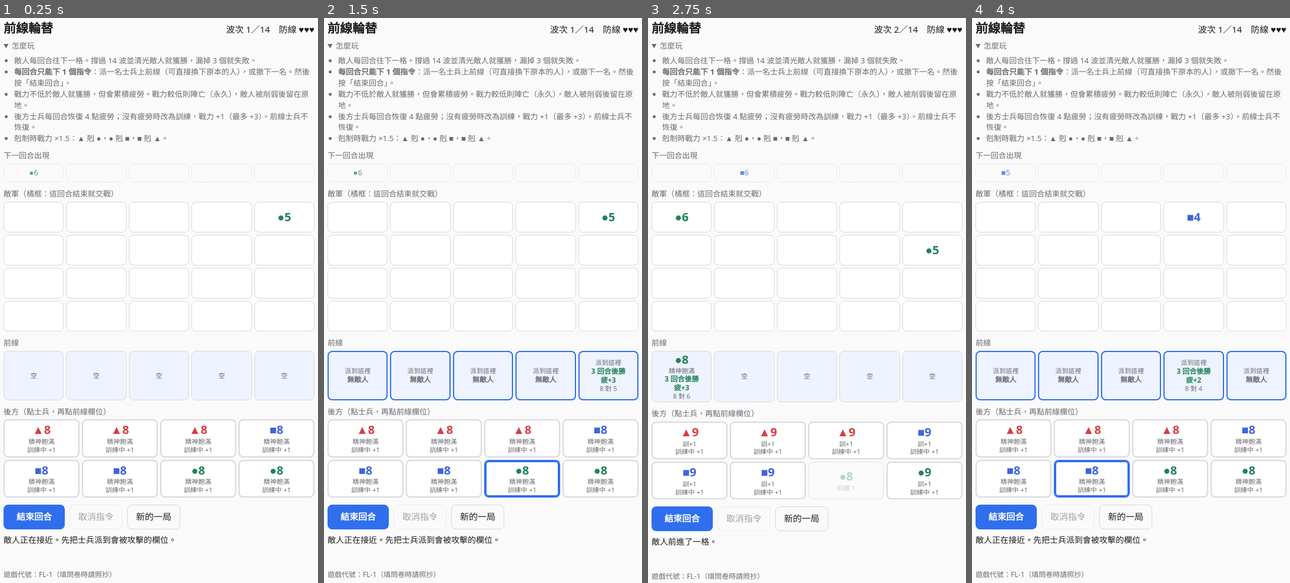
Above: before the commit, frames 1-4 (left to right).
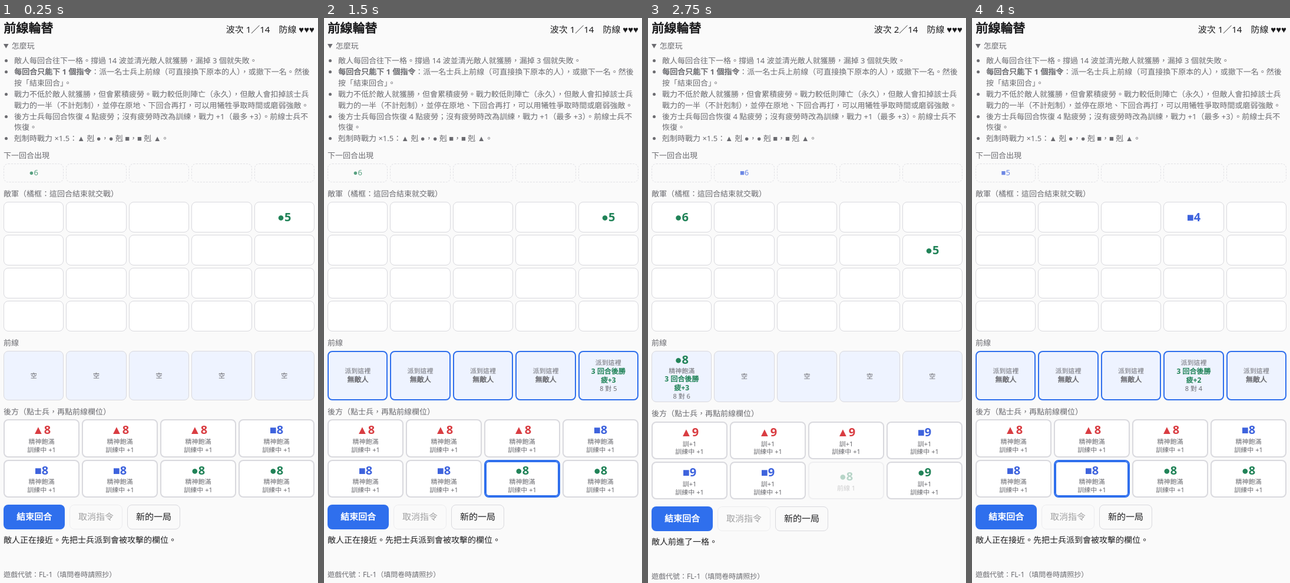
Above: after the commit, the same moments.

Repository: Illusionary-Night/AutoGames
Game: browser game, page games/front-line/v1/index.html
The game is run twice, just before and just after one commit, with the same random seed, the same clock (stepped at 60 frames per second) and the same inputs.
Inputs:
- Up to frame 1 (0.25 s): no input
- Up to frame 2 (1.5 s): click "●8 精神飽滿 訓練中 +1" at 1.27 s
- Up to frame 3 (2.75 s): click "派到這裡 無敵人" at 1.87 s; click "結束回合" at 2.47 s
- Up to frame 4 (4 s): click "新的一局" at 3.07 s; click "■8 精神飽滿 訓練中 +1" at 3.67 s

The runs differ from the first frame. In frame 1, 0.7% of the frame differs, in the area x 4-98%, y 12-17%; in frame 2, 0.7%; in frame 3, 0.7%; in frame 4, 0.7%.

Commit message:
front-line: show sacrifice outcome, compare rule in sim
Co-Authored-By: Claude Sonnet 5.5 <noreply@anthropic.com>

Diff:
--- a/games/front-line/v1/engine.js
+++ b/games/front-line/v1/engine.js
@@ -4,7 +4,7 @@
     cols: 5, rows: 4, lives: 3, orders: 1,
     roster: ['atk', 'atk', 'atk', 'def', 'def', 'def', 'spd', 'spd'],
     base: 8, counter: 1.5, fatigueRate: 0.5, rest: 4, trainCap: 3,
-    waves: 14, countStart: 0.8, countEnd: 1.8, strStart: 4, strEnd: 11, strRand: 3,
+    sacrifice: true, waves: 14, countStart: 0.8, countEnd: 1.8, strStart: 4, strEnd: 11, strRand: 3,
   };
   const BEATS = { atk: 'spd', spd: 'def', def: 'atk' };
   const TYPES = ['atk', 'def', 'spd'];
@@ -61,6 +61,9 @@
   const power = x => Math.max(0, x.base + x.train - x.fat);
   const frontAt = (s, col) => s.soldiers.find(x => !x.dead && x.col === col);
 
+  // 士兵落敗時敵人剩下的戰力
+  const weakened = (soldier, enemy) => Math.max(1, enemy.str - Math.floor(power(soldier) / 2));
+
   // 單場交戰預測：不改變狀態
   function duel(p, soldier, enemy) {
     const sp = power(soldier) * (BEATS[soldier.type] === enemy.type ? p.counter : 1);
@@ -90,8 +93,9 @@
       const d = duel(p, x, e);
       if (d.win) { x.fat += d.fatigue; e.gone = true; s.kills++; events.push({ k: 'kill', col: e.col, s: x.id }); }
       else {
-        const dmg = Math.floor(power(x) / 2);
-        x.dead = true; x.col = null; e.str = Math.max(1, e.str - dmg);
+        const left = weakened(x, e), dmg = e.str - left;
+        x.dead = true; x.col = null; e.str = left;
+        if (p.sacrifice === false) { s.lives--; e.gone = true; }
         events.push({ k: 'death', col: e.col, s: x.id, dmg });
       }
     }
@@ -111,6 +115,6 @@
     return events;
   }
 
-  const api = { P, BEATS, newGame, clone, power, frontAt, duel, applyOrder, endTurn };
+  const api = { P, BEATS, newGame, clone, power, frontAt, weakened, duel, applyOrder, endTurn };
   if (typeof module !== 'undefined') module.exports = api; else root.Engine = api;
 })(this);
--- a/games/front-line/v1/index.html
+++ b/games/front-line/v1/index.html
@@ -57,7 +57,7 @@
     <ul>
       <li>敵人每回合往下一格。撐過 14 波並清光敵人就獲勝，漏掉 3 個就失敗。</li>
       <li><b>每回合只能下 1 個指令</b>：派一名士兵上前線（可直接換下原本的人），或撤下一名。然後按「結束回合」。</li>
-      <li>戰力不低於敵人就獲勝，但會累積疲勞。戰力較低則陣亡（永久），敵人被削弱後留在原地。</li>
+      <li>戰力不低於敵人就獲勝，但會累積疲勞。戰力較低則陣亡（永久），但敵人會扣掉該士兵戰力的一半（不計剋制），並停在原地、下回合再打，可以用犧牲爭取時間或磨弱強敵。</li>
       <li>後方士兵每回合恢復 4 點疲勞；沒有疲勞時改為訓練，戰力 +1（最多 +3）。前線士兵不恢復。</li>
       <li>剋制時戰力 ×1.5：▲ 剋 ●，● 剋 ■，■ 剋 ▲。</li>
     </ul>
@@ -118,7 +118,7 @@
   const d = E.duel(view.p, soldier, e), wait = last - e.row;
   const when = wait <= 0 ? '本回合' : `${wait} 回合後`;
   const strength = `<div class="sub">${d.sp % 1 ? d.sp.toFixed(1) : d.sp} 對 ${d.ep % 1 ? d.ep.toFixed(1) : d.ep}</div>`;
-  return d.win ? `<div class="pred good">${when}勝<br>疲+${d.fatigue}</div>${strength}` : `<div class="pred bad">${when}陣亡</div>${strength}`;
+  return d.win ? `<div class="pred good">${when}勝<br>疲+${d.fatigue}</div>${strength}` : `<div class="pred bad">${when}陣亡<br>敵剩${E.weakened(soldier, e)}</div>${strength}`;
 }
 
 function render() {
Not shown, changed: ideas/seeds/front-line.md
